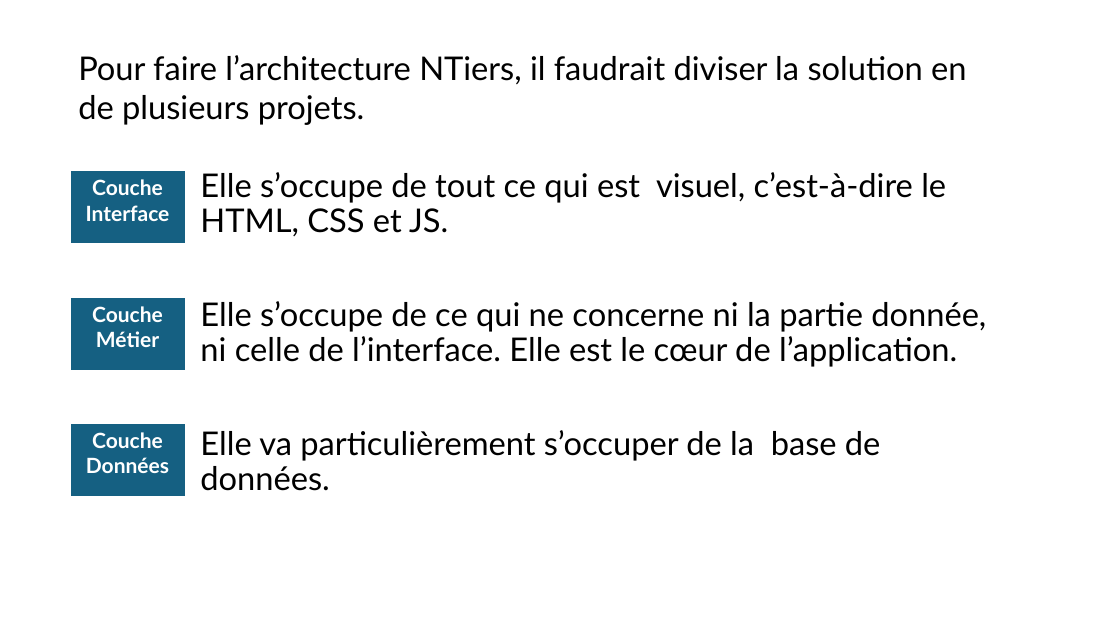
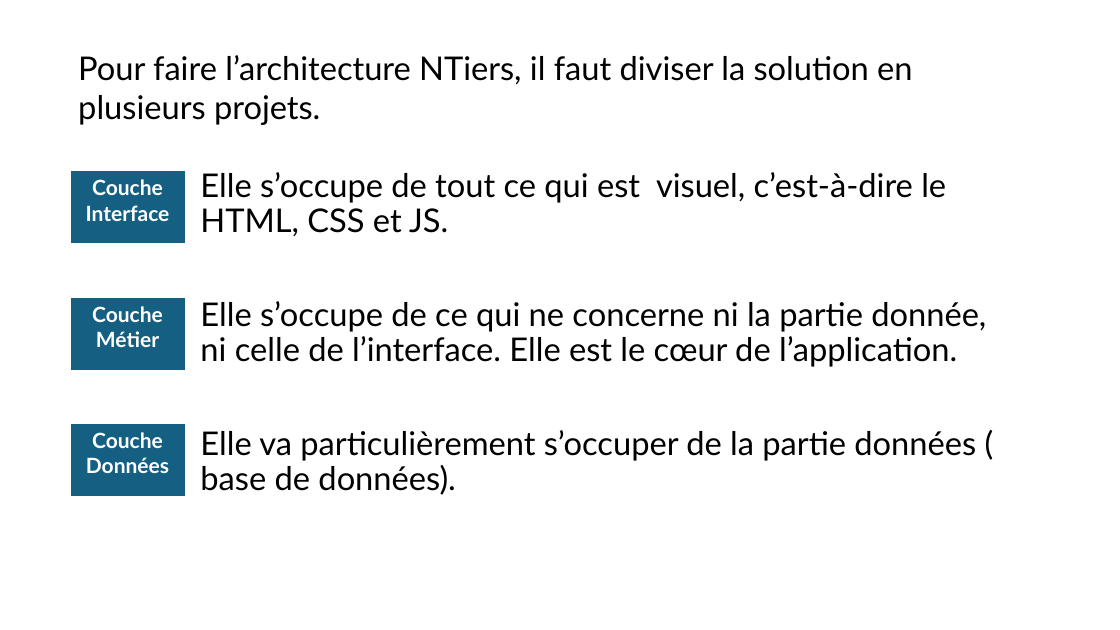
Before and after one commit to alimakri/DanCookStage, a slide deck: slide 3 of Documents/DanCook_Stage.pptx. Drawn at 1120x630 pixels with LibreOffice and Linux fonts; fonts in the diff are those of the drawing. Boxes give left, top, right and bottom in pixels: in the first picture for what was removed or moved away, otherwise in the second. Text is boxed around its words. In the diff, an @@ line names an element or a change of style, - is before the commit and + after.

```diff
--- a/Documents/DanCook_Stage.pptx
+++ b/Documents/DanCook_Stage.pptx
@@ text at (78,55,912,125): text changed @@
-Pour faire l’architecture NTiers, il faudrait diviser la solution en de plusieurs projets.
+Pour faire l’architecture NTiers, il faut diviser la solution en plusieurs projets.
@@ text at (200,430,976,495): text changed @@
-Elle va particulièrement s’occuper de la base de données.
+Elle va particulièrement s’occuper de la partie données ( base de données).
```
Also in this commit, not shown: 7 other slides changed.
